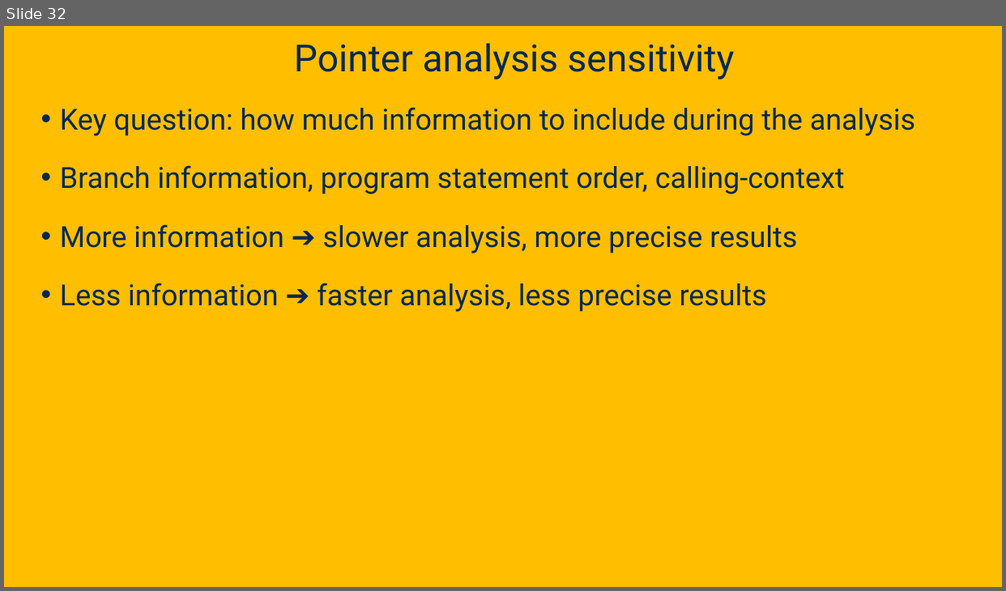
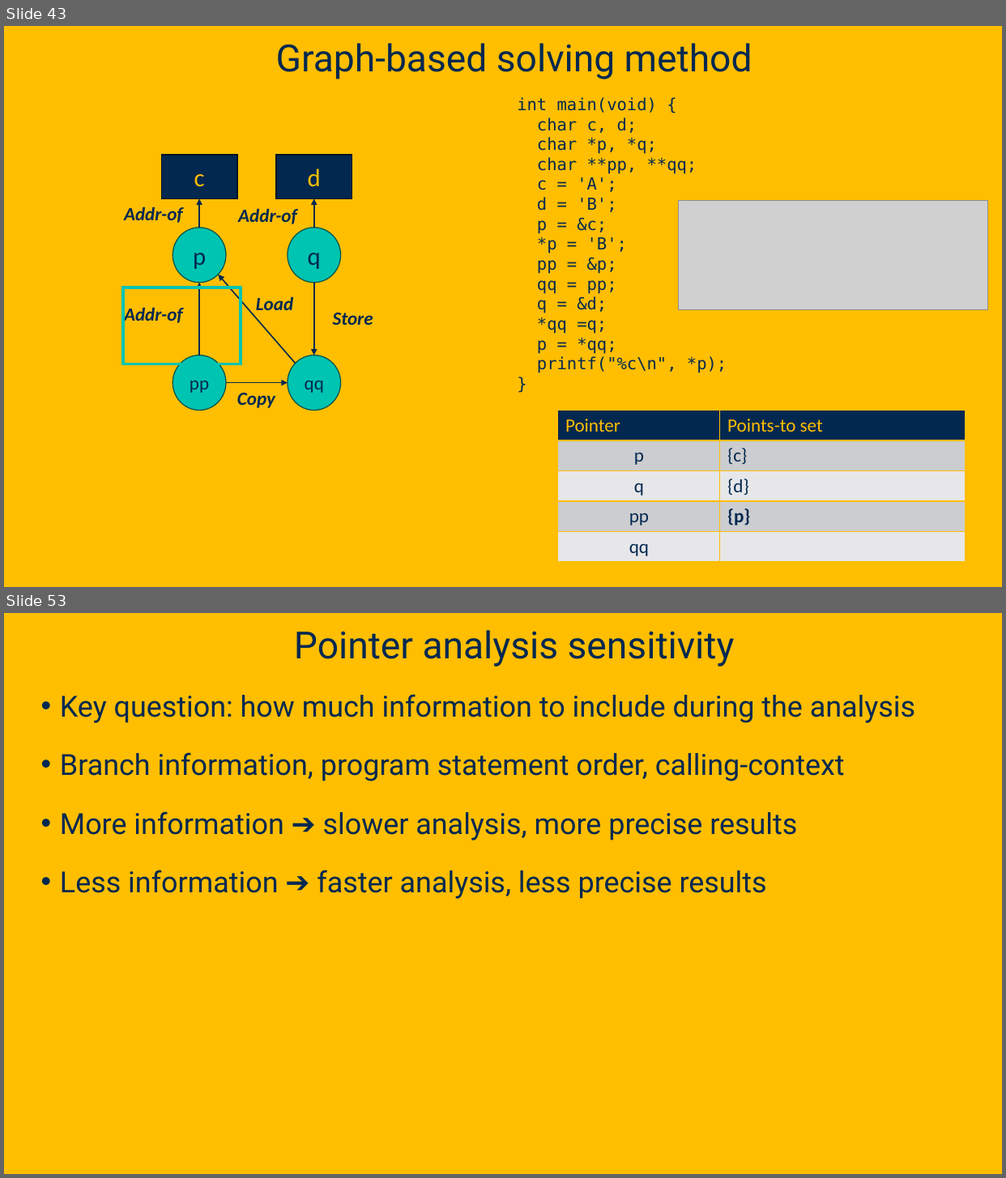
Before and after one commit to davsec-teaching/ECS289C-Spring2025, a slide deck: slides/4_pointer_analysis.pptx. Shown one above the other, each under a label of ours: slide 32 before the commit, slides 43 and 53 after it; the slides between them are not shown. The pictures are 1006x591 and 1006x1178 pixels, drawn with LibreOffice and Linux fonts; fonts in the diff are those of the drawing; grey boxes stand for pictures; background and template pictures are left out. Boxes give left, top, right and bottom in pixels: in the first picture for what was removed or moved away, otherwise in the second. Text is boxed around its words. In the diff, an @@ line names an element or a change of style, - is before the commit and + after.

```diff
--- a/slides/4_pointer_analysis.pptx
+++ b/slides/4_pointer_analysis.pptx
@@ slide 43 added at box(4, 26, 1002, 587), background picture (left out) @@
@@ title added at box(276, 43, 752, 79), 36 pt, text #022850 @@
+Graph-based solving method
@@ text added at box(517, 97, 727, 373), 16 pt, text #022850 @@
+int main(void) {
+char c, d;
+char *p, *q;
+char **pp, **qq;
+c = 'A';
+d = 'B';
+p = &c;
+*p = 'B';
+pp = &p;
+qq = pp;
+q = &d;
+*qq =q;
+p = *qq;
+printf("%c\n", *p);
+}
@@ rectangle added at box(161, 155, 236, 199), fill #022850, outline #011223 1 pt, 24 pt, text #FFBE00 @@
+c
@@ rectangle added at box(276, 155, 352, 199), fill #022850, outline #011223 1 pt, 24 pt, text #FFBE00 @@
+d
@@ text added at box(124, 207, 183, 223), 18 pt, text #022850, bold, italic @@
+Addr-of
@@ arrow added from (199, 228) to (199, 199), #022850 1.25 pt @@
@@ text added at box(238, 208, 297, 224), 18 pt, text #022850, bold, italic @@
+Addr-of
@@ arrow added from (314, 228) to (314, 199), #022850 1.25 pt @@
@@ picture added at box(679, 200, 987, 310) @@
@@ ellipse added at box(172, 228, 226, 282), fill #00C4B2, outline #00564E 1 pt, 24 pt, text #022850 @@
+p
@@ ellipse added at box(288, 228, 341, 282), fill #00C4B2, outline #00564E 1 pt, 24 pt, text #022850 @@
+q
@@ rectangle added at box(123, 288, 241, 364), outline #00C4B2 2.75 pt @@
@@ arrow added from (199, 356) to (199, 283), #022850 1.25 pt @@
@@ arrow added from (296, 364) to (218, 275), #022850 1.25 pt @@
@@ arrow added from (314, 283) to (314, 356), #022850 1.25 pt @@
@@ text added at box(124, 305, 183, 326), 18 pt, text #022850, bold, italic @@
+Addr-of
@@ text added at box(256, 297, 293, 310), 18 pt, text #022850, bold, italic @@
+Load
@@ text added at box(333, 313, 373, 325), 18 pt, text #022850, bold, italic @@
+Store
@@ ellipse added at box(172, 356, 226, 410), fill #00C4B2, outline #00564E 1 pt, 18 pt, text #022850 @@
+pp
@@ ellipse added at box(288, 356, 341, 410), fill #00C4B2, outline #00564E 1 pt, 18 pt, text #022850 @@
+qq
@@ arrow added from (226, 383) to (288, 383), #022850 1.25 pt @@
@@ text added at box(237, 393, 275, 408), 18 pt, text #022850, bold, italic @@
+Copy
@@ table added at box(558, 411, 965, 562), 5 rows, 2 columns @@
+Pointer | Points-to set
+p | {c}
+q | {d}
+pp | {p}
+qq | 
@@ what was slide 32 is now slide 53 @@
```
Also in this commit, not shown: 7 slides changed, 35 other slides added.
